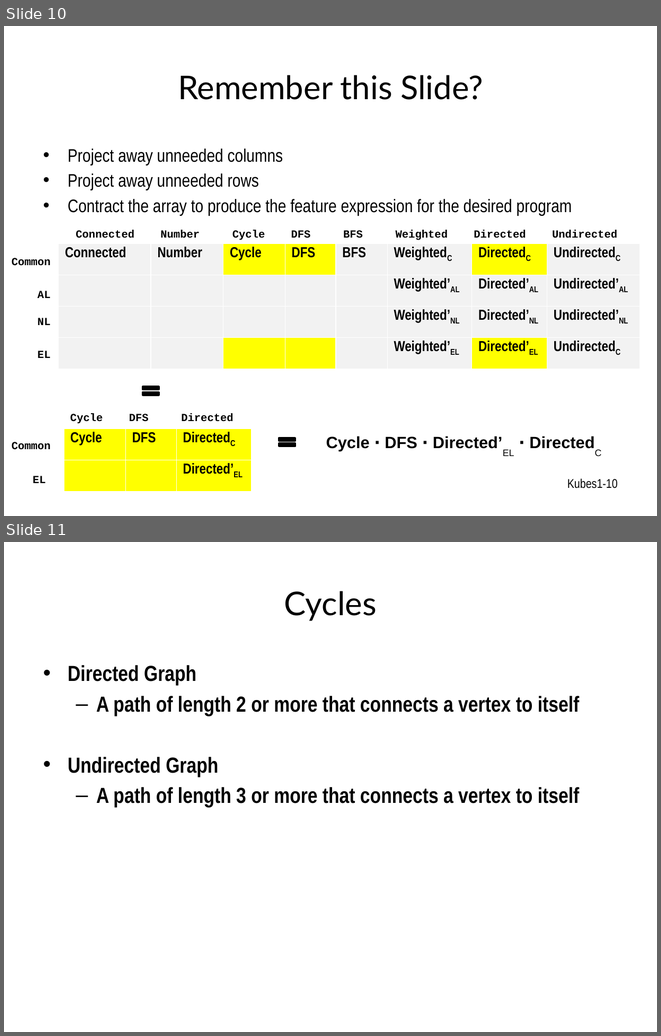
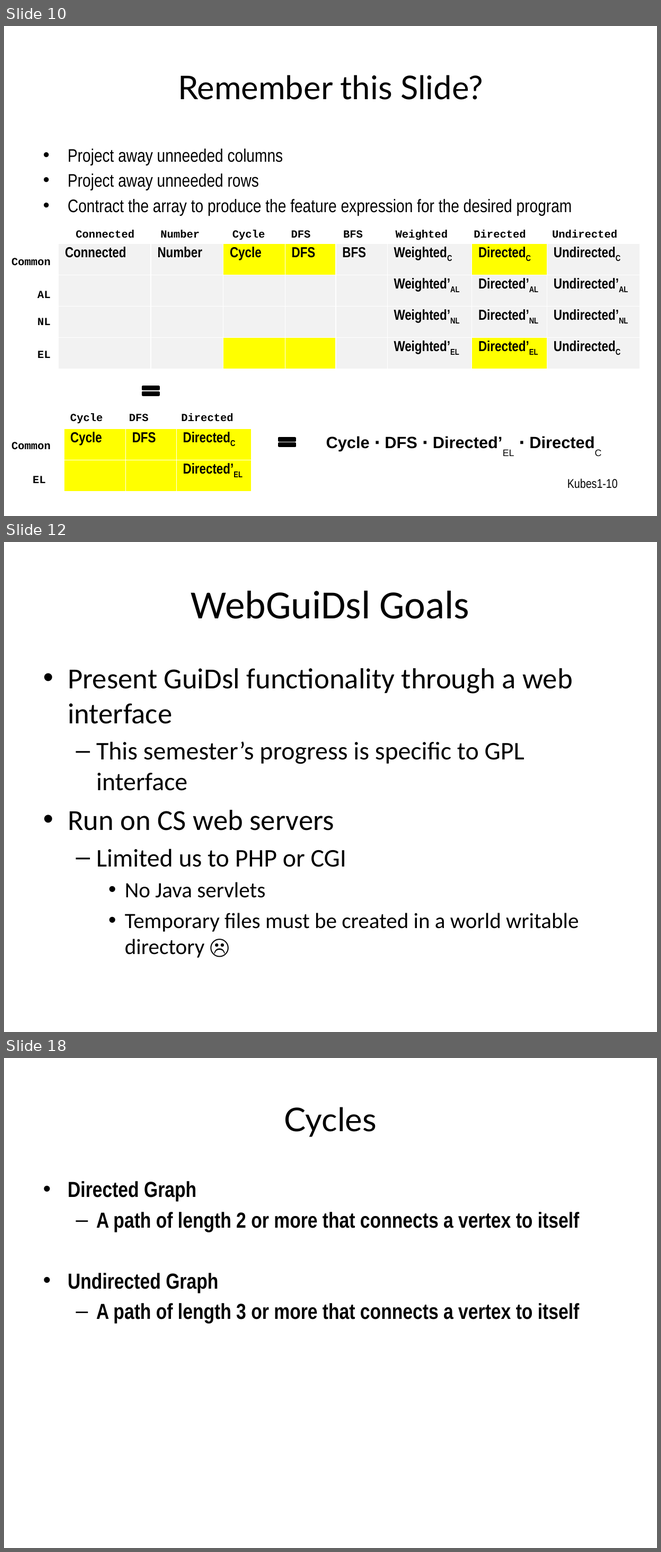
Before and after one commit to toomanyjoes/spring2011-cs392, a slide deck: GPL.pptx. Shown one above the other, each under a label of ours: slides 10 and 11 before the commit, slides 10, 12 and 18 after it; the slides between them are not shown. The pictures are 661x1036 and 661x1552 pixels, drawn with LibreOffice and Linux fonts; fonts in the diff are those of the drawing. Boxes give left, top, right and bottom in pixels: in the first picture for what was removed or moved away, otherwise in the second. Text is boxed around its words. In the diff, an @@ line names an element or a change of style, - is before the commit and + after.

```diff
--- a/GPL.pptx
+++ b/GPL.pptx
@@ slide 12 added at box(4, 542, 657, 1032), background #FFFFFF @@
@@ title added at box(191, 590, 469, 619), 44 pt, text #000000 @@
+WebGuiDsl Goals
@@ text added at box(68, 668, 579, 958), 24 pt, text #000000 @@
+• Present GuiDsl functionality through a web interface
+  – This semester’s progress is specific to GPL interface
+• Run on CS web servers
+  – Limited us to PHP or CGI
+    • No Java servlets
+    • Temporary files must be created in a world writable directory ☹
@@ what was slide 11 is now slide 18 @@
```
Also in this commit, not shown: 13 other slides added, 1 other file.
